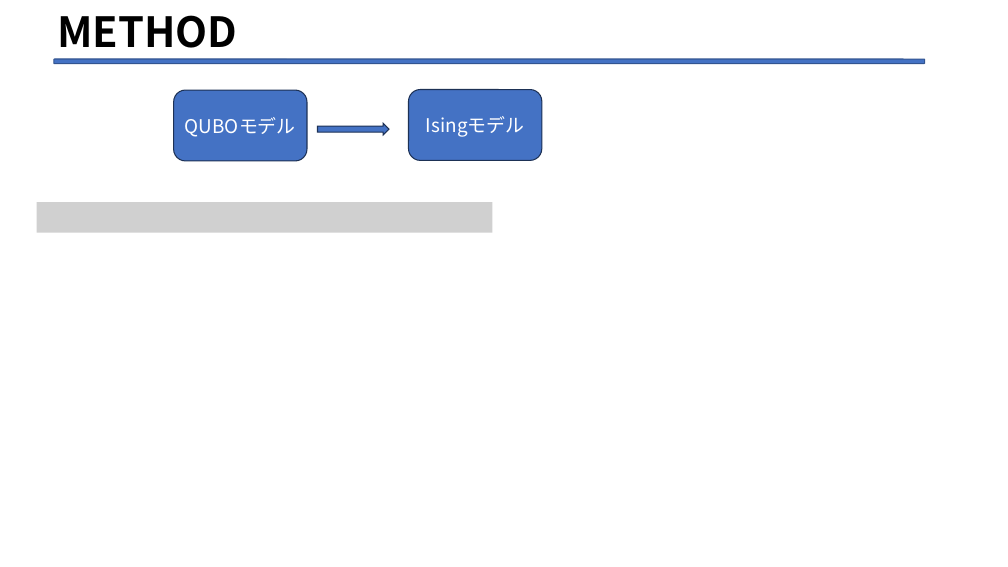
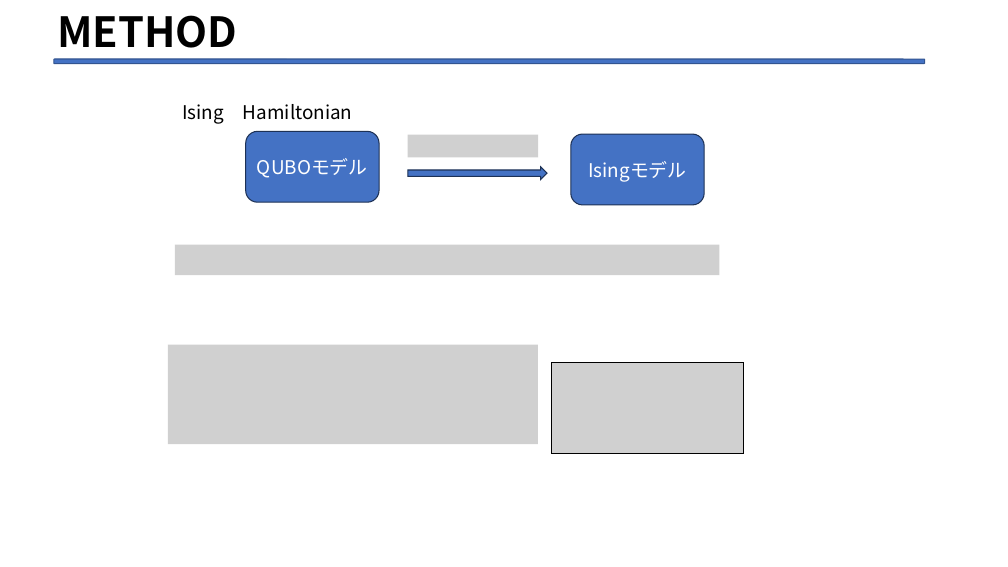
Before and after one commit to Legolas9999/zemi, a slide deck: slide 15 of 第二次/lcj_ron_zemi2.pptx. Drawn at 1008x567 pixels with LibreOffice and Linux fonts; fonts in the diff are those of the drawing; grey boxes stand for pictures. Boxes give left, top, right and bottom in pixels: in the first picture for what was removed or moved away, otherwise in the second. Text is boxed around its words. In the diff, an @@ line names an element or a change of style, - is before the commit and + after.

```diff
--- a/第二次/lcj_ron_zemi2.pptx
+++ b/第二次/lcj_ron_zemi2.pptx
@@ text added at (x1=182, y1=104, x2=353, y2=124), 18 pt, text #000000 @@
+Ising Hamiltonian
@@ rounded rectangle "QUBOモデル" moved from (x1=174, y1=90, x2=307, y2=161) to (x1=246, y1=132, x2=379, y2=203) @@
@@ picture added at (x1=408, y1=135, x2=538, y2=157) @@
@@ rounded rectangle "Isingモデル" moved from (x1=408, y1=89, x2=541, y2=160) to (x1=571, y1=134, x2=704, y2=205) @@
@@ right arrow resized from (x1=318, y1=123, x2=389, y2=135) to (x1=408, y1=167, x2=547, y2=180) @@
@@ picture removed at (x1=37, y1=202, x2=493, y2=232) @@
@@ picture added at (x1=175, y1=245, x2=719, y2=275) @@
@@ picture added at (x1=168, y1=345, x2=538, y2=445) @@
@@ picture added at (x1=552, y1=363, x2=744, y2=454) @@
```
Also in this commit, not shown: 3 slides added.
